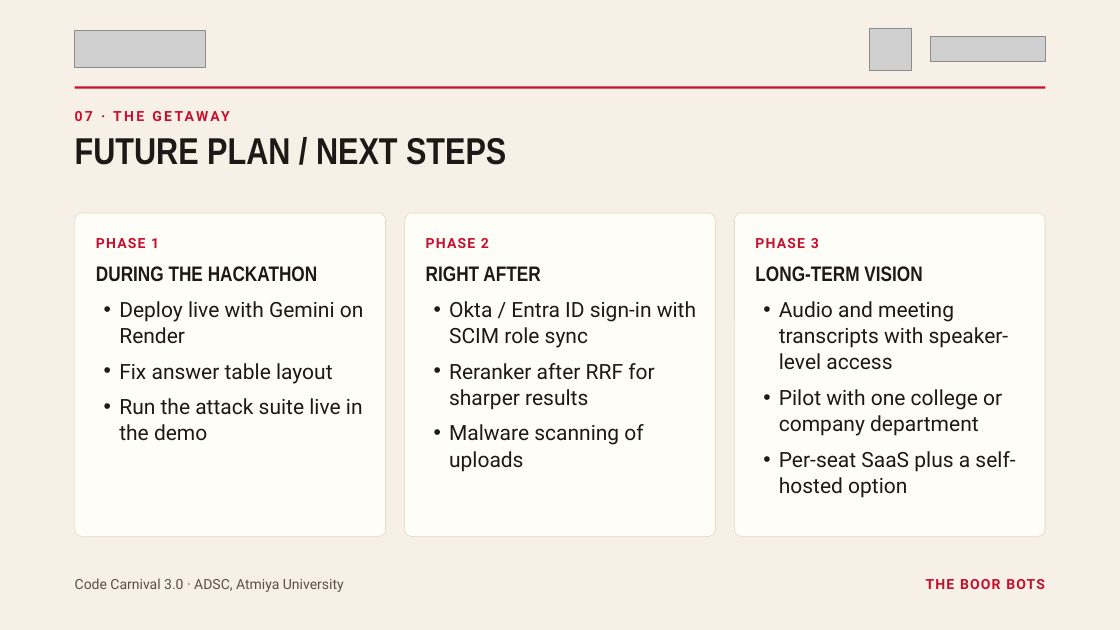
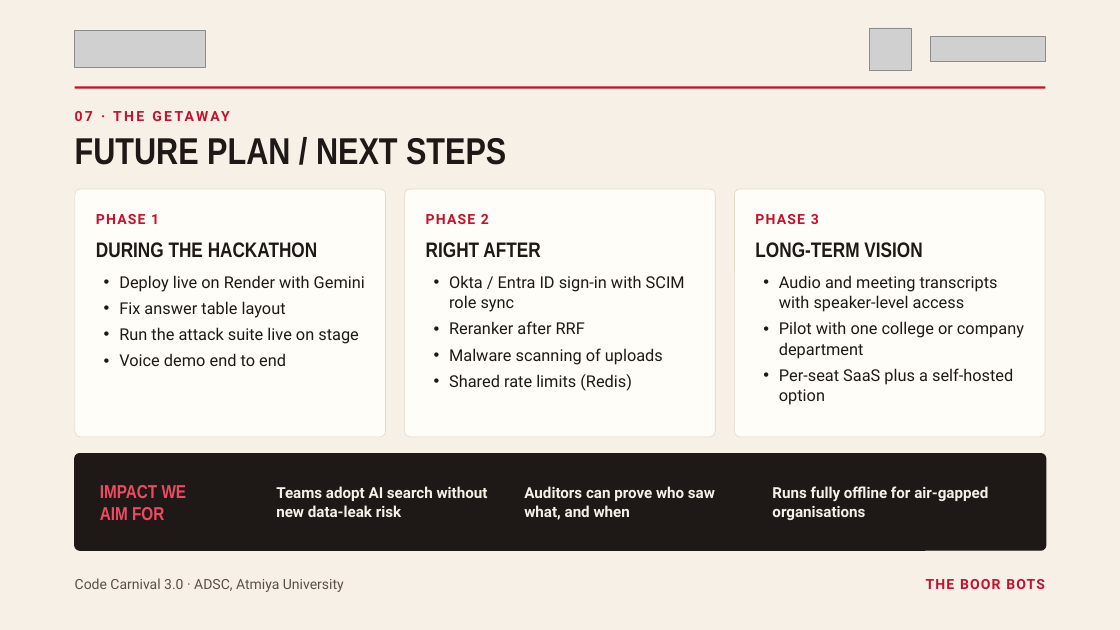
Before and after one commit to Navadeep44/aegisrag-2, a slide deck: slide 8 of docs/SJX3_TheBoorBots_CC3.pptx. Drawn at 1120x630 pixels with LibreOffice and Linux fonts; fonts in the diff are those of the drawing; grey boxes stand for pictures. Boxes give left, top, right and bottom in pixels: in the first picture for what was removed or moved away, otherwise in the second. Text is boxed around its words. In the diff, an @@ line names an element or a change of style, - is before the commit and + after.

```diff
--- a/docs/SJX3_TheBoorBots_CC3.pptx
+++ b/docs/SJX3_TheBoorBots_CC3.pptx
@@ rounded rectangle: place and size @@
-rounded rectangle at bbox=[75, 213, 386, 537]
+rounded rectangle at bbox=[75, 189, 386, 437]
@@ rounded rectangle: place and size @@
-rounded rectangle at bbox=[405, 213, 716, 537]
+rounded rectangle at bbox=[405, 189, 716, 437]
@@ rounded rectangle: place and size @@
-rounded rectangle at bbox=[734, 213, 1045, 537]
+rounded rectangle at bbox=[734, 189, 1045, 437]
@@ 6 texts: place and size @@
-6 texts at bbox=[96, 238, 922, 282]
+6 texts at bbox=[96, 214, 922, 258]
@@ text "Deploy live on Render with ...": place and size @@
-text "Deploy live on Render with ..." at bbox=[119, 301, 364, 441]
+text "Deploy live on Render with ..." at bbox=[119, 275, 365, 366]
@@ text at bbox=[119, 275, 365, 292]: text changed; size 18 to 14 pt @@
-• Deploy live with Gemini on Render
+• Deploy live on Render with Gemini
@@ text "Okta / Entra ID sign-in ...": place and size @@
-text "Okta / Entra ID sign-in ..." at bbox=[449, 301, 696, 472]
+text "Okta / Entra ID sign-in ..." at bbox=[449, 275, 685, 391]
@@ text at bbox=[449, 275, 685, 365]: size 18 to 14 pt in "Okta / Entra ID sign-in with SCIM ...", "Malware scanning of uploads"; line spacing 22.5pt to 17.5pt; less space between paragraphs @@
@@ text "Audio and meeting transcripts with ...": place and size @@
-text "Audio and meeting transcripts with ..." at bbox=[779, 301, 1015, 498]
+text "Audio and meeting transcripts with ..." at bbox=[779, 275, 1024, 405]
@@ text "Audio and meeting transcripts with ..." at bbox=[779, 275, 1024, 405]: size 18 to 14 pt; line spacing 22.5pt to 17.5pt; less space between paragraphs @@
@@ text at bbox=[119, 327, 359, 366]: text changed; size 18 to 14 pt @@
-• Run the attack suite live in the demo
+• Run the attack suite live on stage
+• Voice demo end to end
@@ text at bbox=[119, 301, 286, 318]: size 18 to 14 pt in "Fix answer table layout"; line spacing 22.5pt to 17.5pt; less space between paragraphs @@
@@ text at bbox=[449, 321, 585, 334]: text changed; size 18 to 14 pt @@
-• Reranker after RRF for sharper results
+• Reranker after RRF
@@ text at bbox=[449, 374, 632, 391]: paragraph added @@
+• Shared rate limits (Redis)
@@ rounded rectangle added at bbox=[75, 454, 1046, 550], fill #1E1917, outline #1E1917 1 pt @@
@@ text added at bbox=[100, 485, 187, 520], 16 pt, text #F04A62, bold @@
+IMPACT WE
+AIM FOR
@@ text added at bbox=[276, 486, 488, 517], 13 pt, text #F6F0E6, bold @@
+Teams adopt AI search without new data-leak risk
@@ text added at bbox=[524, 486, 715, 520], 13 pt, text #F6F0E6, bold @@
+Auditors can prove who saw what, and when
@@ text added at bbox=[772, 486, 988, 520], 13 pt, text #F6F0E6, bold @@
+Runs fully offline for air-gapped organisations
```
Also in this commit, not shown: 7 other slides changed, 19 other files.
